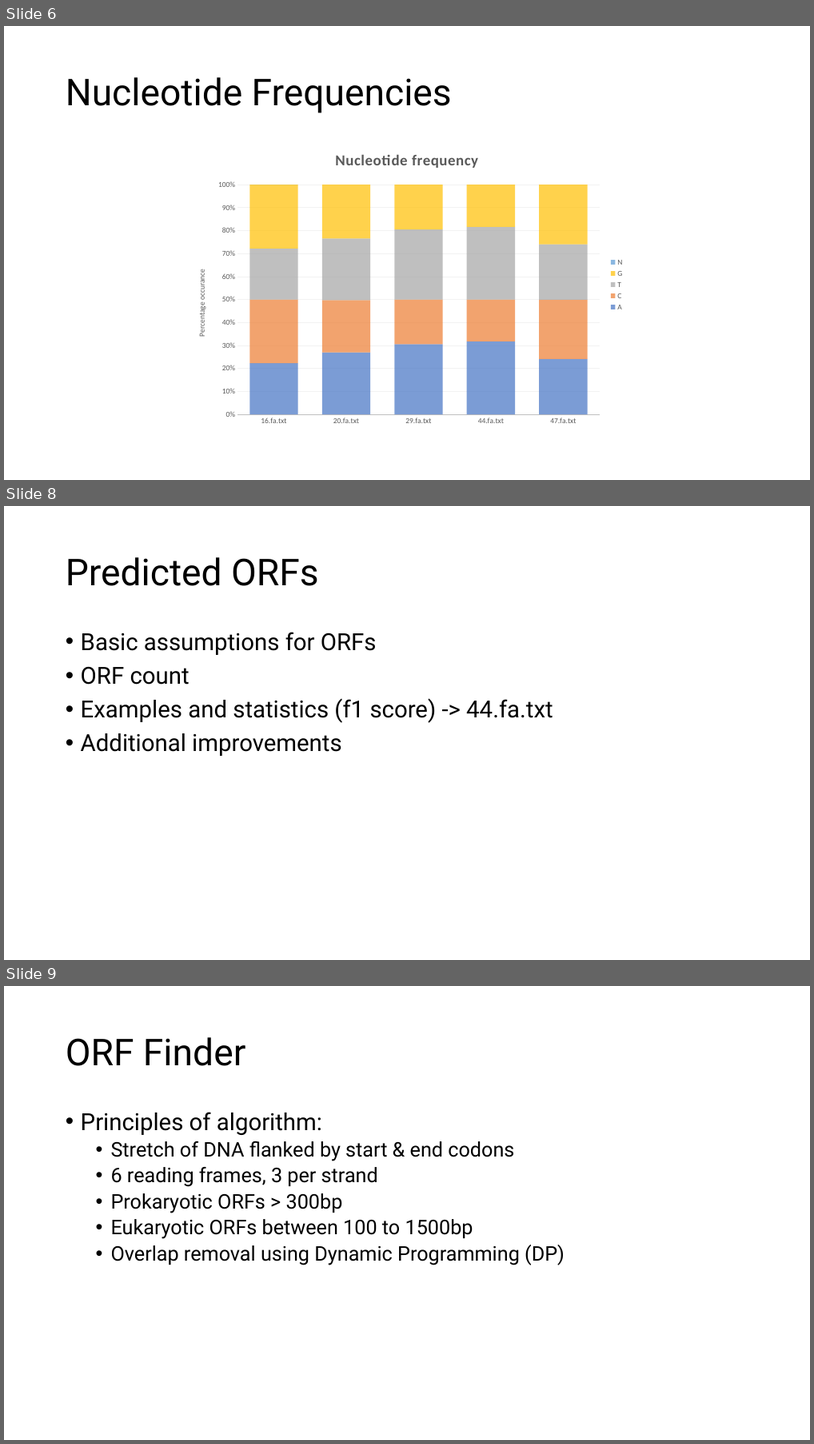
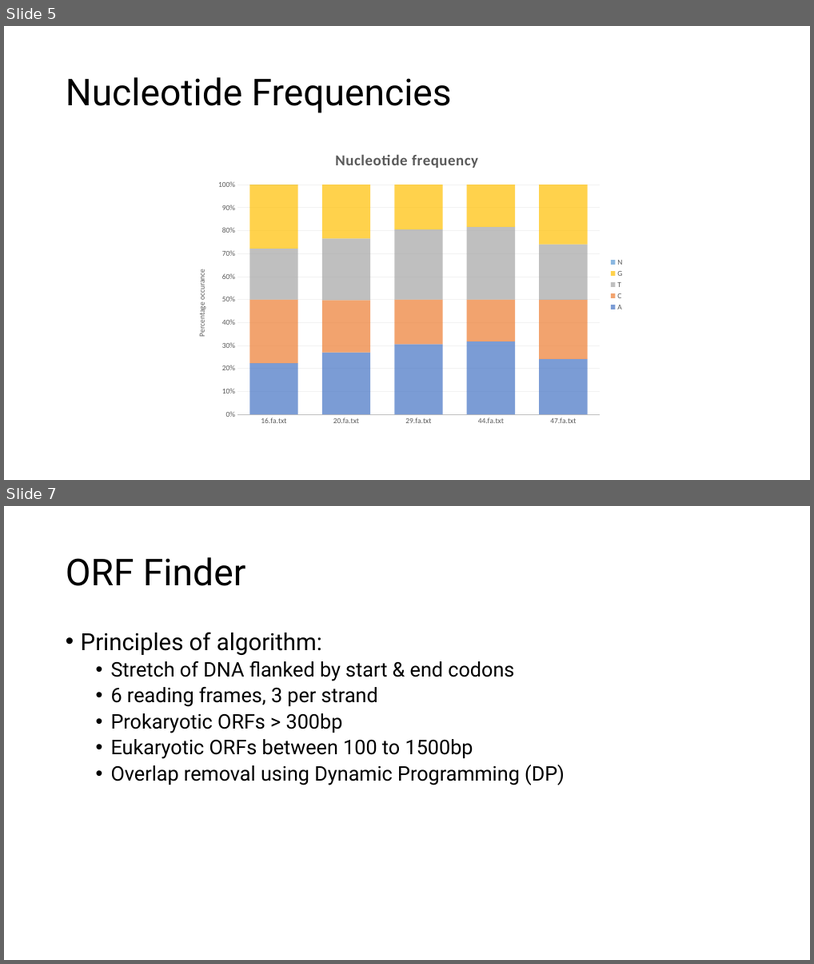
Before and after one commit to maxsenh/comgen, a slide deck: final_project/final_presentation.pptx. Shown one above the other, each under a label of ours: slides 6, 8 and 9 before the commit, slides 5 and 7 after it; the slides between them are not shown. The pictures are 814x1444 and 814x964 pixels, drawn with LibreOffice and Linux fonts; fonts in the diff are those of the drawing. Boxes give left, top, right and bottom in pixels: in the first picture for what was removed or moved away, otherwise in the second. Text is boxed around its words. In the diff, an @@ line names an element or a change of style, - is before the commit and + after.

```diff
--- a/final_project/final_presentation.pptx
+++ b/final_project/final_presentation.pptx
@@ slide 8 removed at [4,506,810,960], background #FFFFFF @@
@@ title removed at [66,557,319,586] @@
-Predicted ORFs
@@ text removed at [81,632,553,756] @@
-• Basic assumptions for ORFs
-• ORF count
-• Examples and statistics (f1 score) -> 44.fa.txt
-• Additional improvements
@@ what was slide 6 is now slide 5 @@
@@ what was slide 9 is now slide 7 @@
```
Also in this commit, not shown: 1 slide changed, 1 other slide removed.
